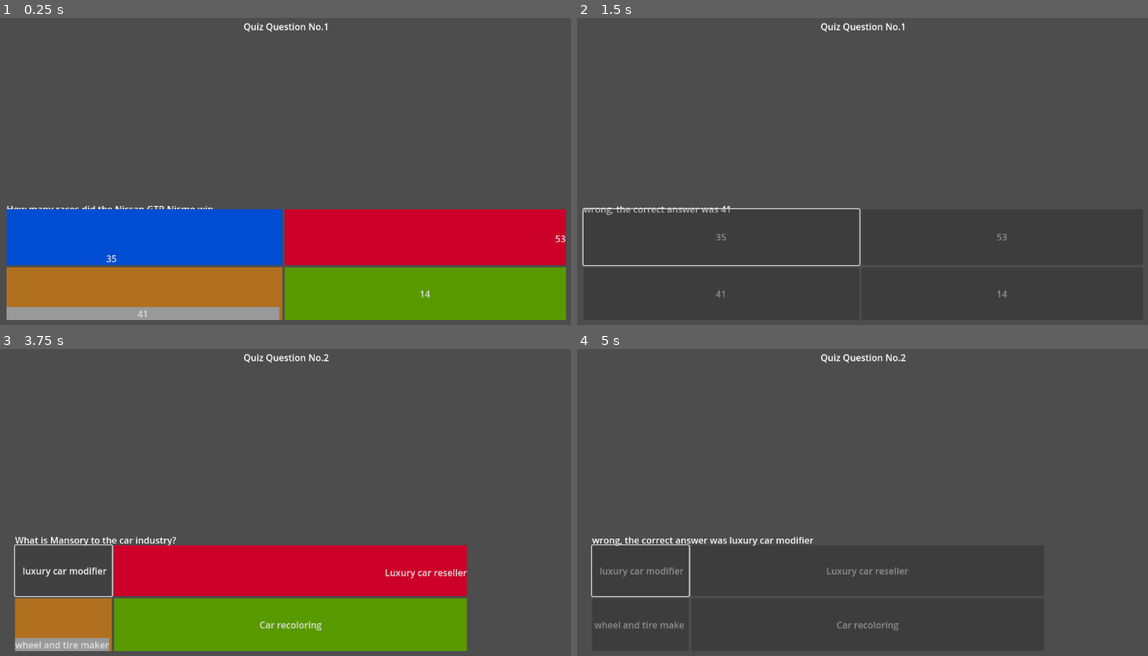
Above: before the commit, frames 1-4 (two rows, left to right).
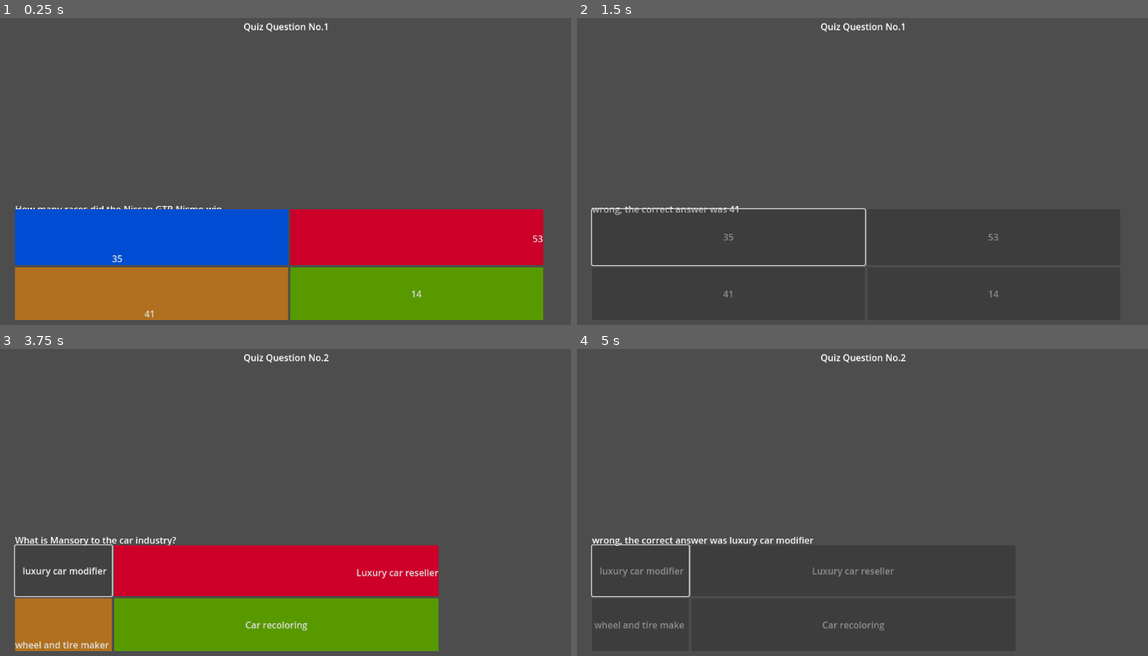
Above: after the commit, the same moments.

Repository: mahalb45/quizgame
Game: Godot game, scene res://quiz_scene.tscn
Same seed, same stepped clock (60 frames per second), same inputs: the game is played once before the commit and once after it.
Inputs:
- Up to frame 1 (0.25 s): no input
- Up to frame 2 (1.5 s): click "35" at 0.5 s; tap Enter at 1.25 s
- Up to frame 3 (3.75 s): tap Space at 2, 3.5 s; tap Enter at 2.75 s
- Up to frame 4 (5 s): click "luxury car modifier" at 4.25 s

The runs differ from the first frame. In frame 1, 4.8% of the frame differs, in the area x 1-100%, y 61-99%; in frame 2, 0.6%; in frame 3, 2.8%; in frame 4, 0.3%.

Commit message:
done some minor tweaks

Diff:
--- a/Questions.gd
+++ b/Questions.gd
@@ -10,7 +10,7 @@
 	6:["How many races did the Nissan GTR Nismo win", "35", "53", "41", "14", "41", null],
 	7:["Which car manufacturer has the most Endurance race wins", "Mclaren", "Ferrari", "Porsche", "Nissan", "Porsche", null],
 	8:["What is the fastest road legal car?", "Bugatti Chiron Pur Sport", "Koenigsegg Agera RS", "Mclaren P1", "Ferrari La Ferrari", "Koenigsegg Agera RS", null],
-	9:["What luxury British automobile brand was purchased by by Tata motors in 2008?", "Jaguar", "Mini Cooper", "Rolls Royce", "Aston Martin", "Jaguar", null],
+	9:["What luxury British automobile brand was purchased by Tata motors in 2008?", "Jaguar", "Mini Cooper", "Rolls Royce", "Aston Martin", "Jaguar", null],
 	10:["What is the name for the unit of measurement of power that is roughly equal to 746 watts?", "Kelowatts", "Megawatts", "Horsepower", "Pigpower", "Horsepower", null],
 	11:["When found on a vehicle’s speedometer, what do the letters MPH stand for?", "Motors Per Hoursepower", "Miles Per Hour", "Motors Post Horsepower", "Monkeys Per Hour", "Miles Per Hour", null],
 	12:["What does the acronym for BMW stand for?", "Bavarian Motor Works (Bayerische Motoren Werke)", "Barbarian Motor WORKS", "Bolocks Motor Works", "Baymans Motor Works (Bayerische Motoren Werke)", "Bavarian Motor Works (Bayerische Motoren Werke)", null],
--- a/quiz_scene.gd
+++ b/quiz_scene.gd
@@ -46,6 +46,7 @@
 	quiz_image.texture = question[6]
 	enable_buttons()
 
+
 func disable_buttons():
 	button.set_disabled(true)
 	button_2.set_disabled(true)
@@ -57,7 +58,6 @@
 	button_2.set_disabled(false)
 	button_3.set_disabled(false)
 	button_4.set_disabled(false)
-
 
 
 
--- a/quiz_scene.tscn
+++ b/quiz_scene.tscn
@@ -4,19 +4,20 @@
 
 [sub_resource type="StyleBoxFlat" id="StyleBoxFlat_i23kr"]
 bg_color = Color(0, 0.301961, 0.827451, 1)
-border_width_left = 175
+border_width_left = 170
 border_width_top = 75
 border_width_right = 290
 border_color = Color(0, 0.301961, 0.827451, 1)
 
 [sub_resource type="StyleBoxFlat" id="StyleBoxFlat_3vmcq"]
 bg_color = Color(0.8, 0, 0.160784, 1)
-border_width_left = 475
+border_width_left = 425
 border_width_top = 36
 border_width_bottom = 30
 border_color = Color(0.8, 0, 0.160784, 1)
 
 [sub_resource type="StyleBoxFlat" id="StyleBoxFlat_cc4n7"]
+bg_color = Color(0.694118, 0.439216, 0.121569, 1)
 border_width_top = 70
 border_width_right = 5
 border_color = Color(0.69398, 0.440507, 0.121572, 1)
